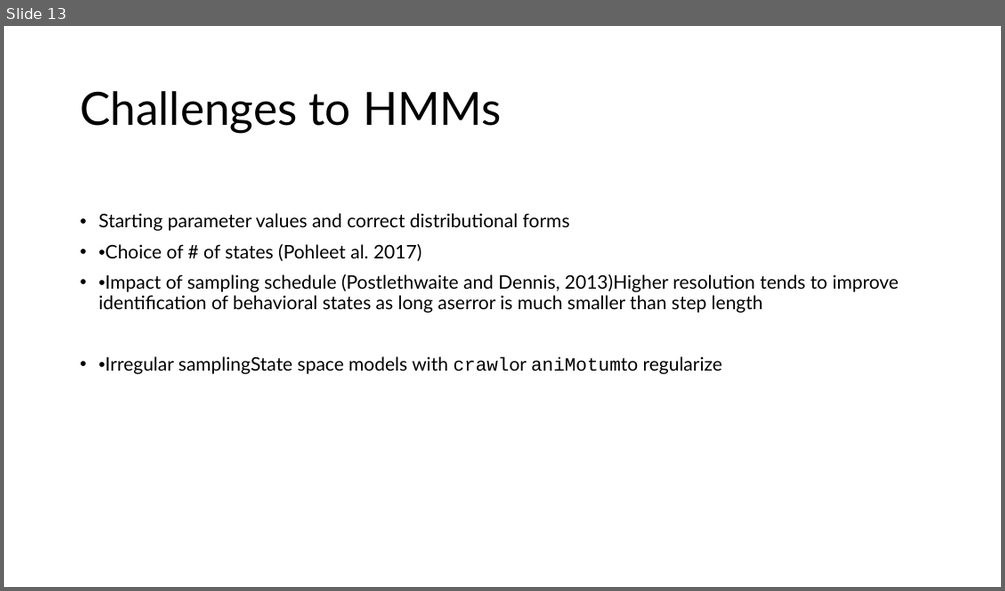
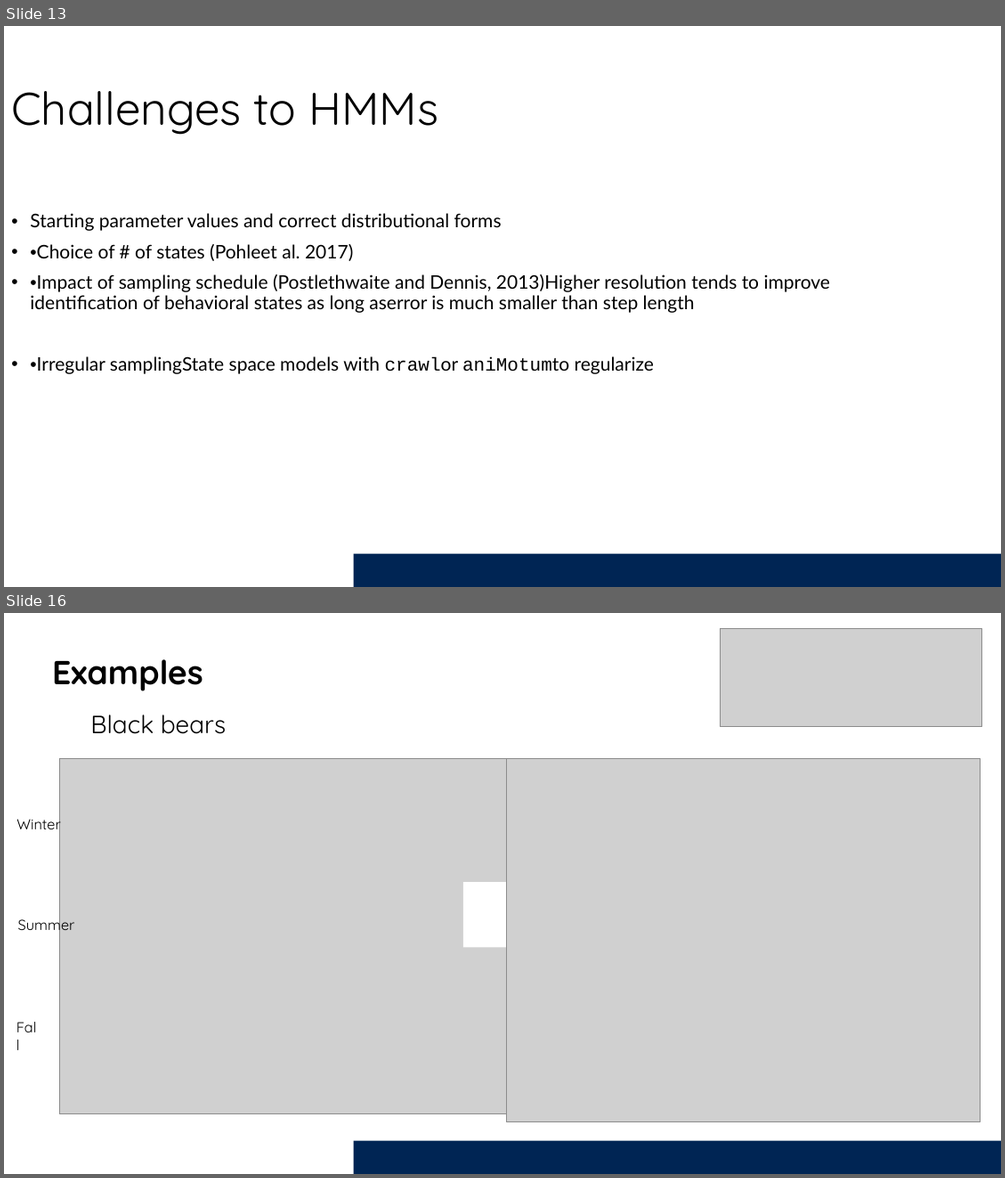
Before and after one commit to Smithsonian/Introduction_HMM, a slide deck: Presentation/IntroAnimalMovements_HMMs.pptx. Shown one above the other, each under a label of ours: slide 13 before the commit, slides 13 and 16 after it; the slides between them are not shown. The pictures are 1005x591 and 1005x1178 pixels, drawn with LibreOffice and Linux fonts; fonts in the diff are those of the drawing; grey boxes stand for pictures; background and template pictures are left out. Boxes give left, top, right and bottom in pixels: in the first picture for what was removed or moved away, otherwise in the second. Text is boxed around its words. In the diff, an @@ line names an element or a change of style, - is before the commit and + after.

```diff
--- a/Presentation/IntroAnimalMovements_HMMs.pptx
+++ b/Presentation/IntroAnimalMovements_HMMs.pptx
@@ slide 16 added at (4, 613, 1001, 1174), background #FFFFFF; not listed: 1 template element that a slide beside it also shows @@
@@ picture added at (720, 629, 981, 727) @@
@@ text added at (52, 659, 203, 691), 32 pt, text #000000, bold @@
+Examples
@@ text added at (90, 714, 226, 734), 24 pt, text #000000 @@
+Black bears
@@ picture added at (59, 759, 558, 1114) @@
@@ picture added at (507, 759, 979, 1122) @@
@@ text added at (16, 814, 61, 834), 14 pt, text #000000 @@
+Winter
@@ rectangle added at (463, 882, 545, 948), fill #FFFFFF @@
@@ text added at (18, 916, 75, 935), 14 pt, text #000000 @@
+Summer
@@ text added at (9, 1014, 48, 1040), 14 pt, text #000000 @@
+Fall
@@ slide 13 changed as well @@
@@ title "Challenges to HMMs": place and size @@
-title "Challenges to HMMs" at (80, 91, 502, 133)
+title "Challenges to HMMs" at (11, 91, 438, 135)
@@ title "Challenges to HMMs" at (11, 91, 438, 135): font Lato to Quicksand @@
@@ text "Starting parameter values and correct ...": place and size @@
-text "Starting parameter values and correct ..." at (98, 213, 899, 374)
+text "Starting parameter values and correct ..." at (30, 213, 831, 374)
@@ rectangle added at (353, 554, 1001, 587), fill #002554 @@
```
Also in this commit, not shown: 15 other slides changed, 10 other slides added, 11 slides removed.
